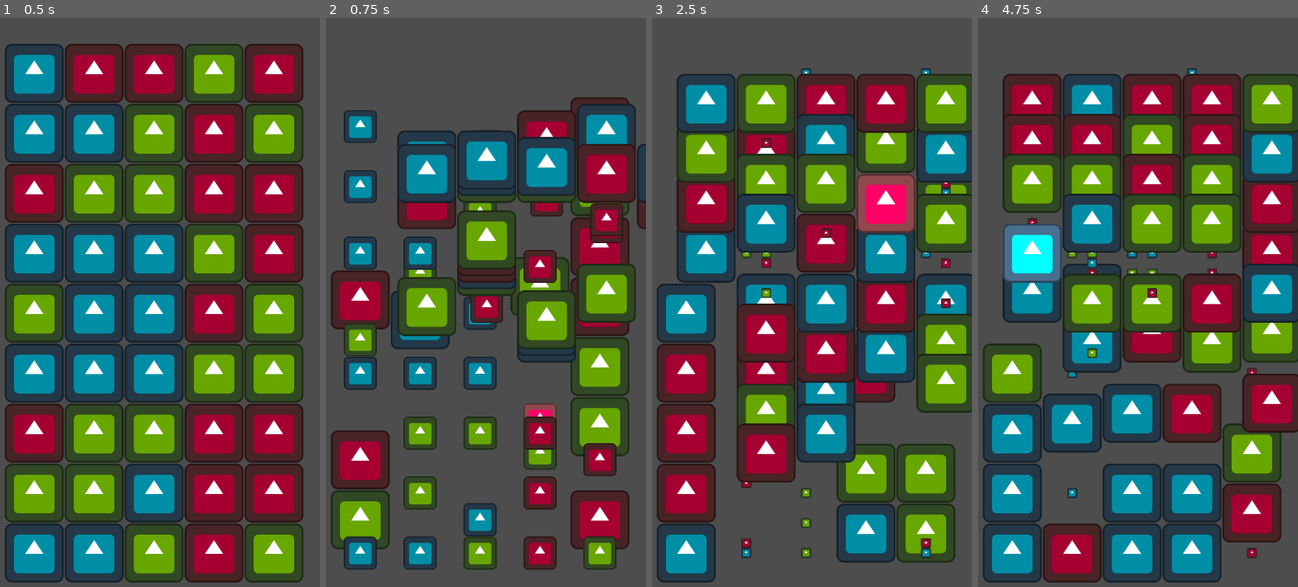
Above: before the commit, frames 1-4 (left to right).
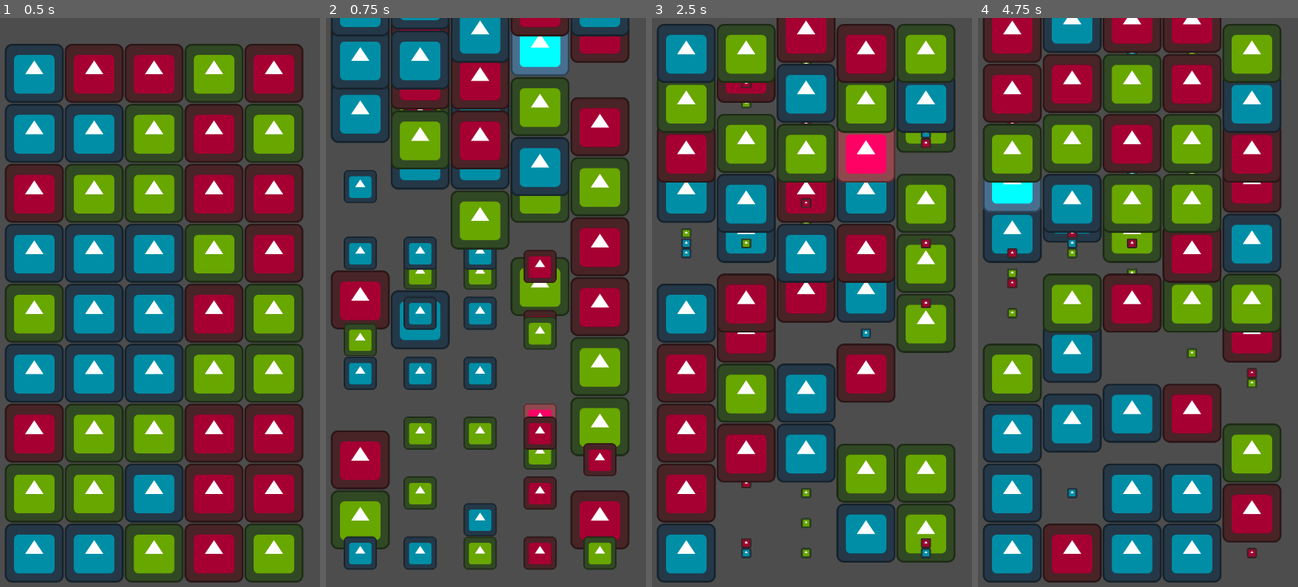
Above: after the commit, the same moments.

Repository: g90703033/godot_match3
Game: Godot game, scene res://Main.tscn
The game is run twice, just before and just after one commit, with the same random seed, the same clock (stepped at 60 frames per second) and the same inputs. This scene is started directly instead of the project's main scene. The engine's default icon, where the game draws it, is replaced by a stand-in: a white triangle on a blue panel in a dark square.
Inputs (mouse positions are in pixels of both pictures, inside the frame that each line leads up to):
- Up to frame 1 (0.5 s): no input
- Up to frame 2 (0.75 s): tap Enter at 0.5 s; move the mouse to (553, 285) at 0.52 s; tap M at 0.6 s; click (553, 285) at 0.67 s
- Up to frame 3 (2.5 s): tap Space at 1.25 s; move the mouse to (738, 342) at 1.27 s; tap M at 1.35, 2.3 s; click (738, 342) at 1.42 s; tap Enter at 2 s; move the mouse to (840, 183) at 2.02 s; tap T at 2.1 s; click (840, 183) at 2.17 s
- Up to frame 4 (4.75 s): move the mouse to (1115, 433) at 2.77 s; tap M at 2.85, 3.6, 4.55 s; click (1115, 433) at 2.92 s; tap Space at 3.5 s; move the mouse to (1230, 399) at 3.52 s; click (1230, 399) at 3.67 s; tap Enter at 4.25 s; move the mouse to (1032, 222) at 4.27 s; tap T at 4.35 s; click (1032, 222) at 4.42 s

Frame 1 is identical in both runs. In frame 2, 35% of the frame differs, in the area x 1-100%, y 0-61%; in frame 3, 60%, in the area x 1-100%, y 0-82%; in frame 4, 54%.

Commit message:
fix spawn new cube at wrong position

Diff:
--- a/Main.gd
+++ b/Main.gd
@@ -166,21 +166,33 @@
 					cube_array[_x][__y] = cube_array[_x][_y]
 	id_array = new_id_array
 
+	var offsetX = floor(get_range(gridRangeX)/2.0)
+	var offsetY = floor(get_range(gridRangeY)/2.0)
+
 	for _x in range(0, get_range(gridRangeX)):
 		var __y = -1
+		var count = 0
+		for _y in range(0, get_range(gridRangeY)):
+			if id_array[_x][_y] != -1:
+				__y = _y
+				break
+			count += 1
+
+		__y = -1
 		for _y in range(0, get_range(gridRangeY)):
 			if id_array[_x][_y] != -1:
 				__y = _y
 				break
 			id_array[_x][_y] = get_id()
 			data_array[_x][_y] = get_random_color()
-			cube_array[_x][_y] = create_cube(_x, -1-_y, Vector2(0,0))
+			cube_array[_x][_y] = create_cube(_x - offsetX, -1-count+_y - offsetY, Vector2(0,0))
 			cube_array[_x][_y].change_color_by_int(data_array[_x][_y])
 			cube_array[_x][_y].move_to(get_world_position(Vector2(_x, _y), Vector2(0,0))
 				, erase_duration)
 
 	await erase_duration
 	erase_all_matches(3, erase_duration, on_erase_matches_finished)
+
 func switch_control_mode(new_mode):
 	if control_mode == new_mode:
 		return
@@ -491,6 +503,7 @@
 	cube.name = "name_"+str(x)+"_"+str(y)
 	add_child(cube)
 	cube.position = Vector2(x, y) * unit + init
+	print (cube.position)
 
 	return cube
 
